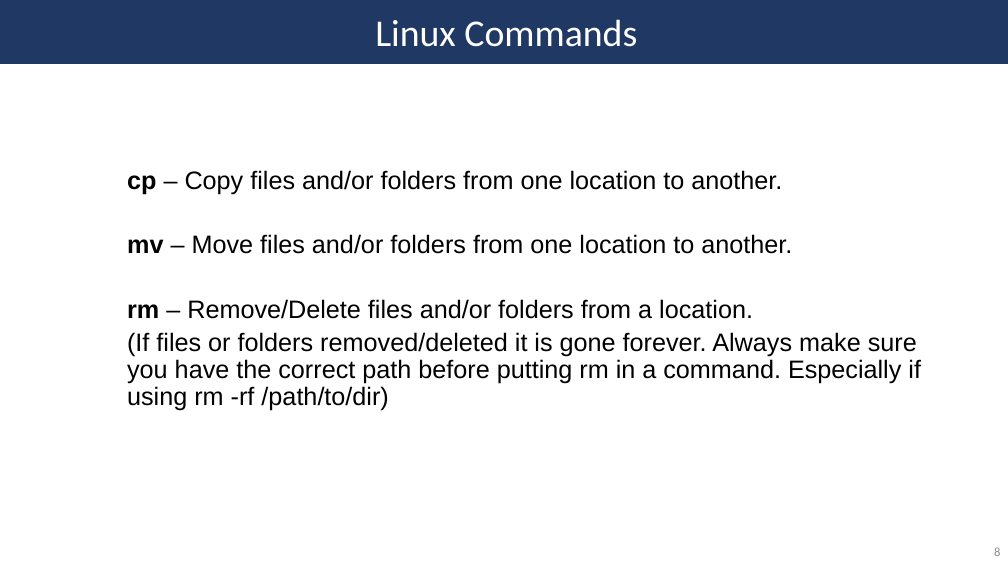
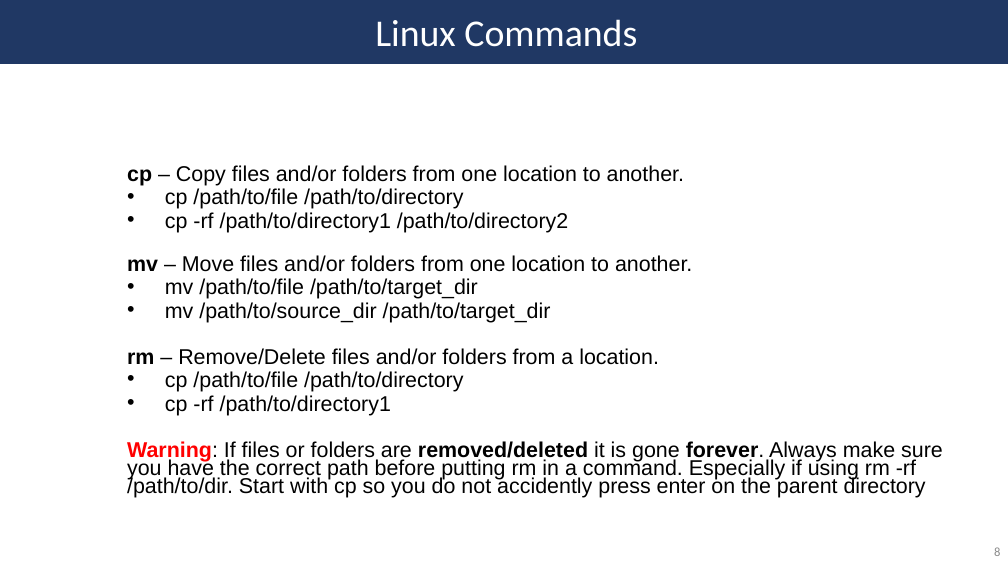
Before and after one commit to SycuroLab/arc_best_practices, a slide deck: slide 8 of arc_best_practices_presentation.pptx. Drawn at 1008x567 pixels with LibreOffice and Linux fonts; fonts in the diff are those of the drawing. Boxes give left, top, right and bottom in pixels: in the first picture for what was removed or moved away, otherwise in the second. Text is boxed around its words. In the diff, an @@ line names an element or a change of style, - is before the commit and + after.

```diff
--- a/arc_best_practices_presentation.pptx
+++ b/arc_best_practices_presentation.pptx
@@ text at (x1=127, y1=165, x2=692, y2=365): size 24 to 20.4 pt in "cp – Copy files and/or folders from ...", "mv – Move files and/or folders from ...", "rm – Remove/Delete files and/or folders from ..."; line spacing 0.9 to 0.7 @@
@@ text at (x1=165, y1=188, x2=568, y2=233): paragraphs added @@
+  • cp /path/to/file /path/to/directory
+  • cp -rf /path/to/directory1 /path/to/directory2
@@ text at (x1=165, y1=278, x2=551, y2=323): paragraphs added @@
+  • mv /path/to/file /path/to/target_dir
+  • mv /path/to/source_dir /path/to/target_dir
@@ text at (x1=127, y1=371, x2=943, y2=498): text changed; size 24 to 20.4 pt @@
-  (If files or folders removed/deleted it is gone forever. Always make sure you have the correct path before putting rm in a command. Especially if using rm -rf /path/to/dir)
+  • cp /path/to/file /path/to/directory
+  • cp -rf /path/to/directory1
+  Warning: If files or folders are removed/deleted it is gone forever. Always make sure you have the correct path before putting rm in a command. Especially if using rm -rf /path/to/dir. Start with cp so you do not accidently press enter on the parent directory
```
Also in this commit, not shown: 22 other slides changed, 5 slides added, 1 slide removed, 10 other files.
